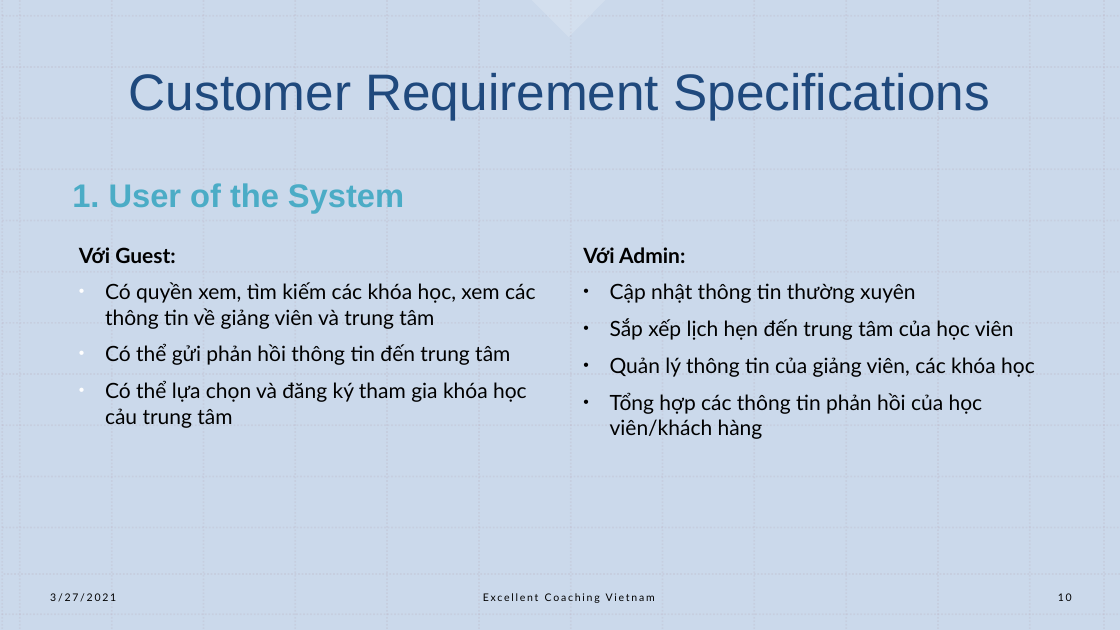
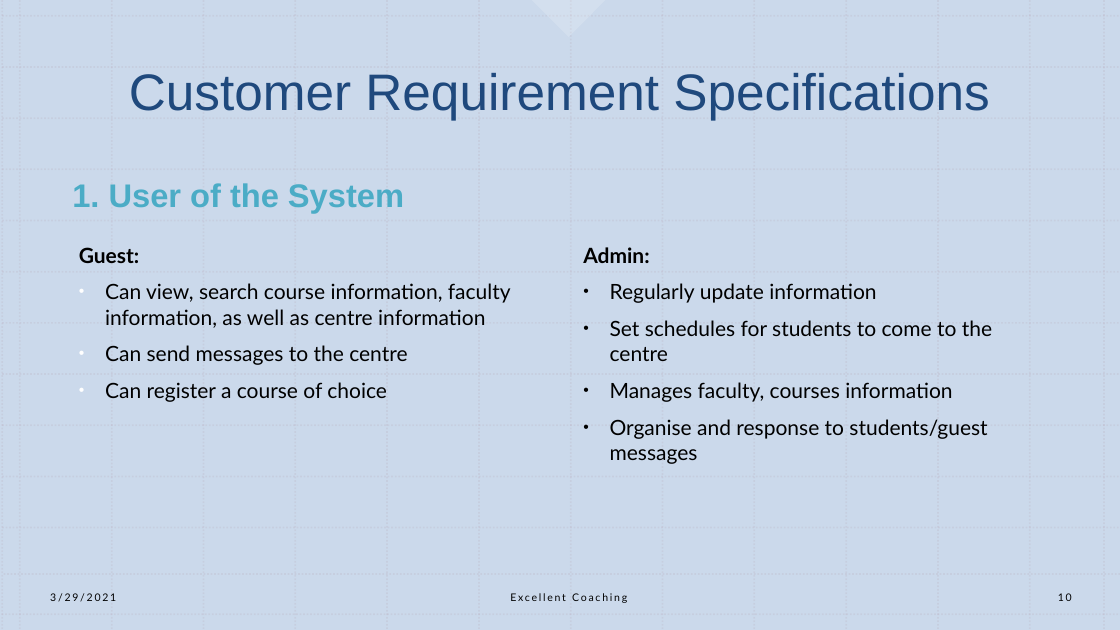
Before and after one commit to remichan97/excellent-coaching, a slide deck: slide 10 of documentation/Excellent Coaching Vietnam.pptx. Drawn at 1120x630 pixels with LibreOffice and Linux fonts; fonts in the diff are those of the drawing. Boxes give left, top, right and bottom in pixels: in the first picture for what was removed or moved away, otherwise in the second. Text is boxed around its words. In the diff, an @@ line names an element or a change of style, - is before the commit and + after.

```diff
--- a/documentation/Excellent Coaching Vietnam.pptx
+++ b/documentation/Excellent Coaching Vietnam.pptx
@@ text at (79,247,511,402): text changed @@
-Với Guest:
-• Có quyền xem, tìm kiếm các khóa học, xem các thông tin về giảng viên và trung tâm
-• Có thể gửi phản hồi thông tin đến trung tâm
-• Có thể lựa chọn và đăng ký tham gia khóa học cảu trung tâm
+Guest:
+• Can view, search course information, faculty information, as well as centre information
+• Can send messages to the centre
+• Can register a course of choice
@@ text at (583,247,992,464): text changed @@
-Với Admin:
-• Cập nhật thông tin thường xuyên
-• Sắp xếp lịch hẹn đến trung tâm của học viên
-• Quản lý thông tin của giảng viên, các khóa học
-• Tổng hợp các thông tin phản hồi của học viên/khách hàng
+Admin:
+• Regularly update information
+• Set schedules for students to come to the centre
+• Manages faculty, courses information
+• Organise and response to students/guest messages
@@ text at (50,593,116,602): text changed @@
-3/27/2021
+3/29/2021
@@ text at (510,593,627,603): text changed @@
-Excellent Coaching Vietnam
+Excellent Coaching
```
Also in this commit, not shown: 18 other slides changed, 54 other files.
